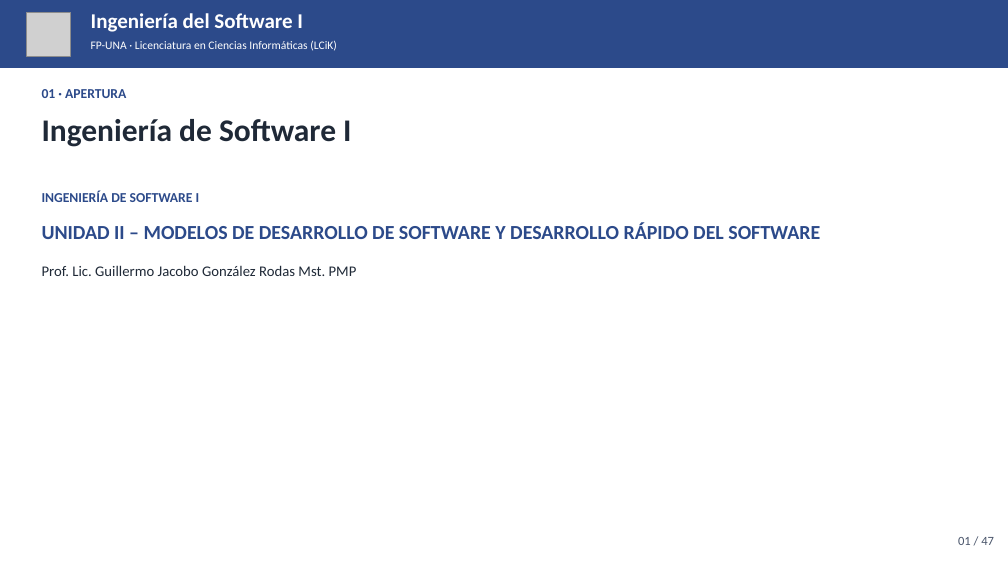
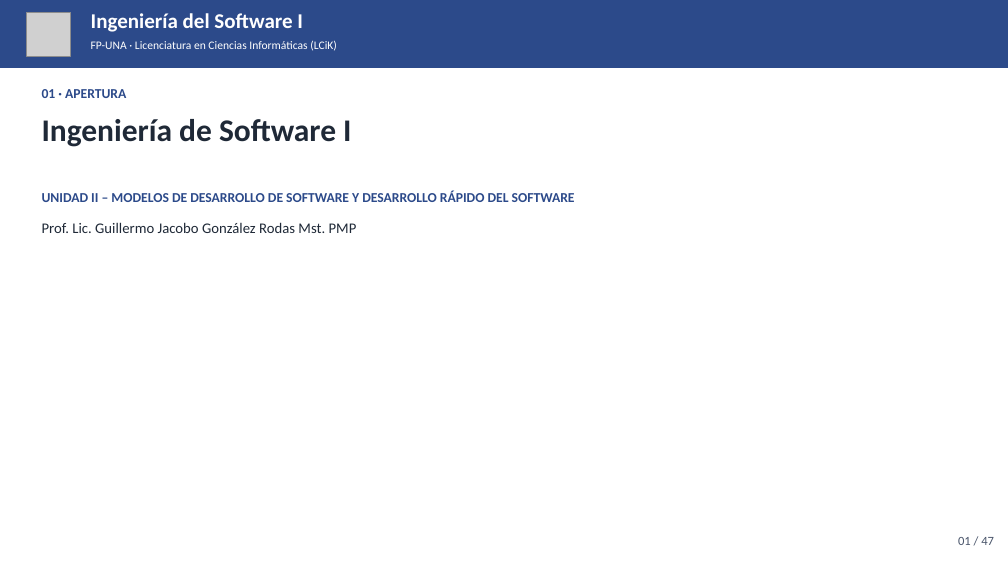
Before and after one commit to ferremarce/fpuna-lcik-is1, a slide deck: slide 1 of presentaciones-html/clase-2/clase-2.pptx. Drawn at 1008x567 pixels with LibreOffice and Linux fonts; fonts in the diff are those of the drawing; grey boxes stand for pictures. Boxes give left, top, right and bottom in pixels: in the first picture for what was removed or moved away, otherwise in the second. Text is boxed around its words. In the diff, an @@ line names an element or a change of style, - is before the commit and + after.

```diff
--- a/presentaciones-html/clase-2/clase-2.pptx
+++ b/presentaciones-html/clase-2/clase-2.pptx
@@ text "UNIDAD II – MODELOS DE ...": place and size @@
-text "UNIDAD II – MODELOS DE ..." at <box>42,222,820,239</box>
+text "UNIDAD II – MODELOS DE ..." at <box>42,191,575,202</box>
@@ text "UNIDAD II – MODELOS DE ..." at <box>42,191,575,202</box>: size 19 to 13 pt @@
@@ text removed at <box>42,191,200,202</box> @@
-INGENIERÍA DE SOFTWARE I
@@ text "Prof. Lic. Guillermo Jacobo González ...": place and size @@
-text "Prof. Lic. Guillermo Jacobo González ..." at <box>42,265,357,276</box>
+text "Prof. Lic. Guillermo Jacobo González ..." at <box>42,222,357,233</box>
```
Also in this commit, not shown: 1 other slide changed, 18 other files.
